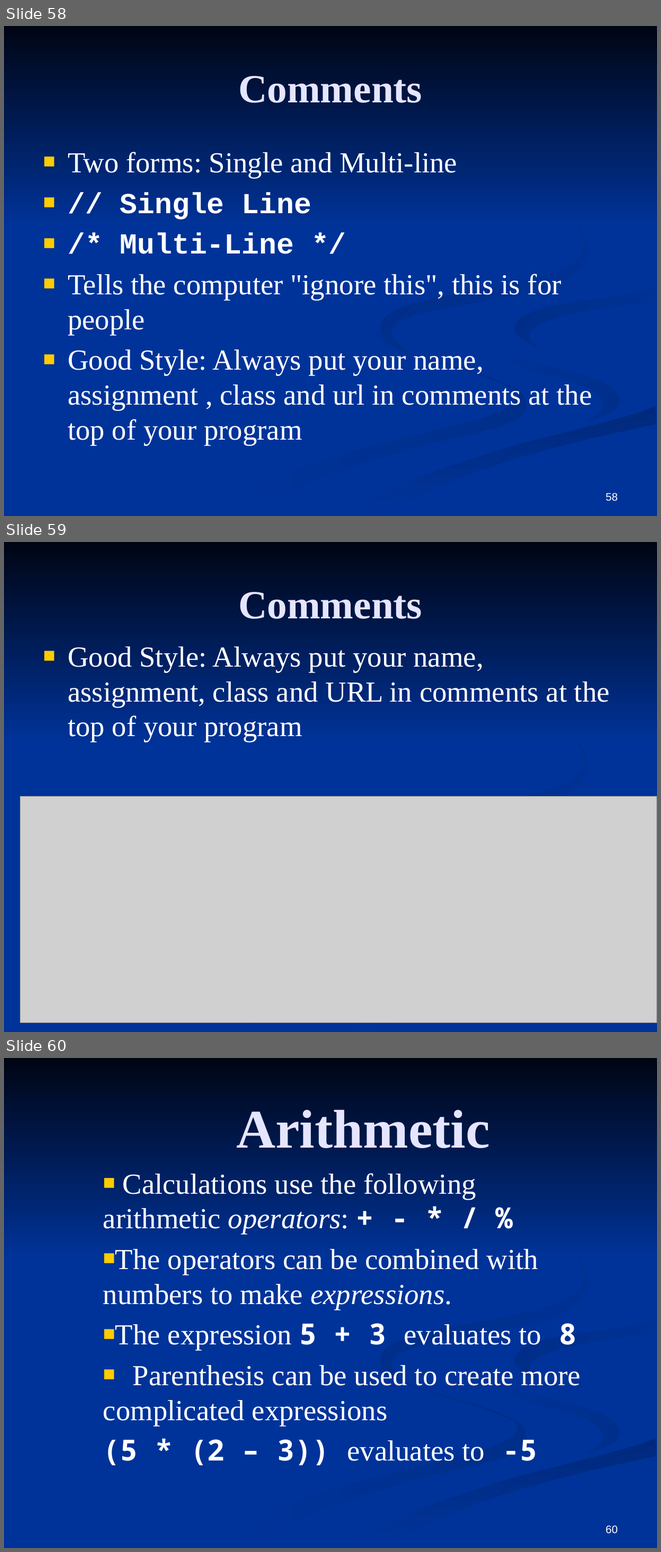
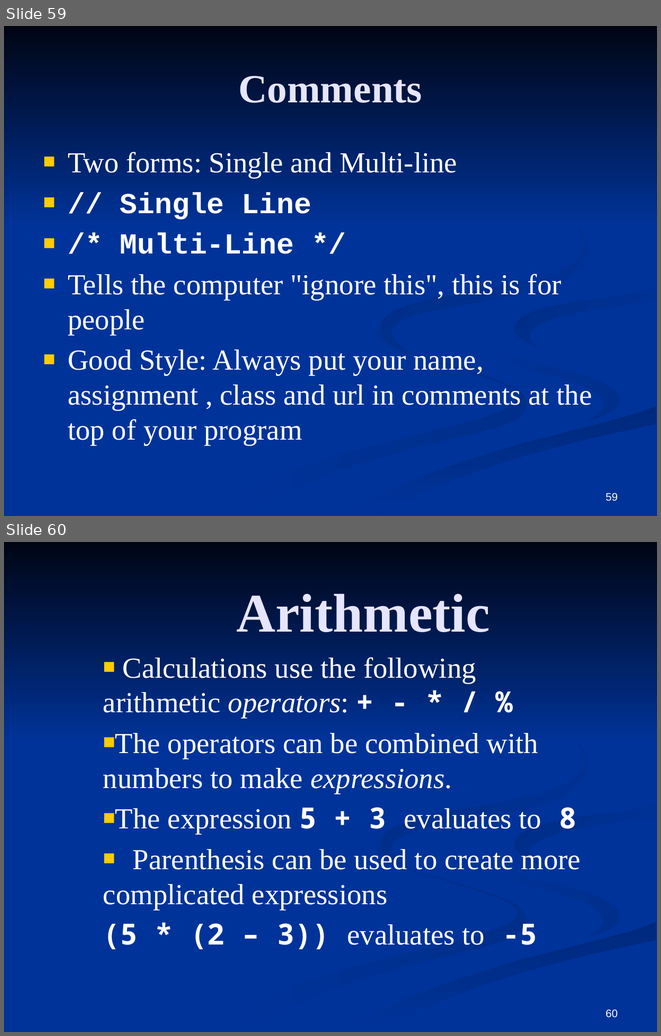
Before and after one commit to CSCamp/CSCamp.github.io, a slide deck: CSCamp.pptx. Shown one above the other, each under a label of ours: slides 58, 59 and 60 before the commit, slides 59 and 60 after it. The pictures are 661x1552 and 661x1036 pixels, drawn with LibreOffice and Linux fonts; fonts in the diff are those of the drawing; grey boxes stand for pictures. Boxes give left, top, right and bottom in pixels: in the first picture for what was removed or moved away, otherwise in the second. Text is boxed around its words. In the diff, an @@ line names an element or a change of style, - is before the commit and + after.

```diff
--- a/CSCamp.pptx
+++ b/CSCamp.pptx
@@ slide 59 removed at [4, 542, 657, 1032], background #003399; not listed: 5 template elements that a slide beside it also shows @@
@@ title removed at [238, 592, 422, 619] @@
-Comments
@@ text removed at [68, 646, 610, 742] @@
-■ Good Style: Always put your name, assignment, class and URL in comments at the top of your program
@@ picture removed at [20, 796, 657, 1022] @@
@@ what was slide 58 is now slide 59 @@
@@ page number at [606, 492, 618, 501]: text changed @@
-58
+59
```
Also in this commit, not shown: 1 slide changed, 11 slides added, 5 other files.
